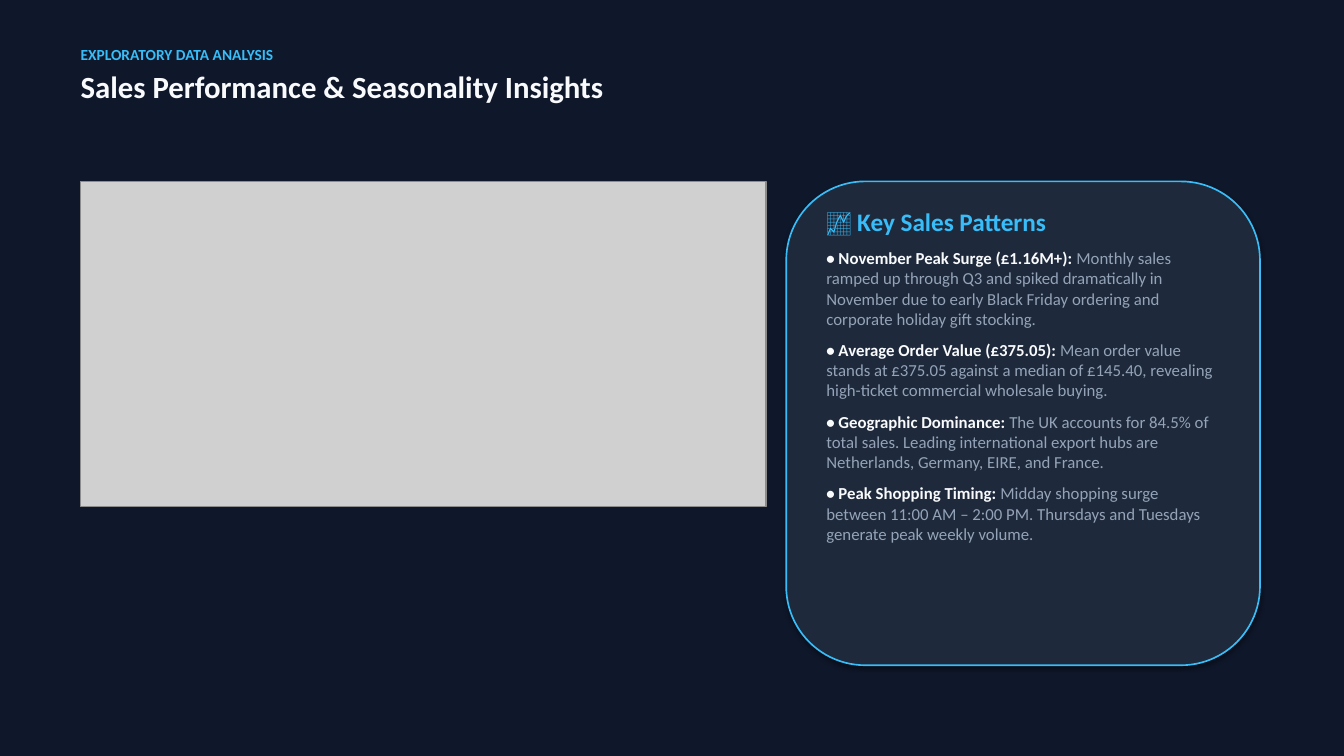
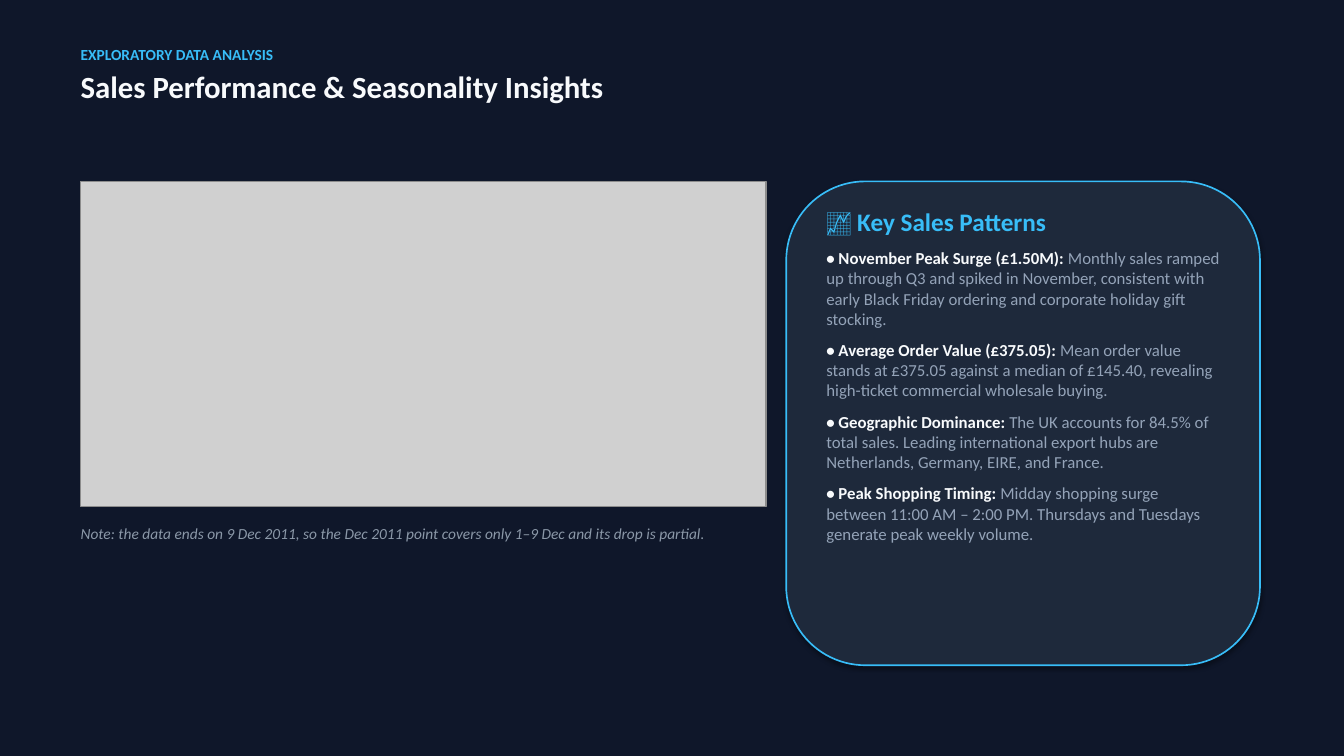
Before and after one commit to nitishkumarchimmanakatti-dev/ecommerce-sales-eda, a slide deck: slide 5 of 02_Presentation_Slides/Ecommerce_Sales_EDA_Presentation.pptx (slide 4 before the commit). Drawn at 1344x756 pixels with LibreOffice and Linux fonts; fonts in the diff are those of the drawing; grey boxes stand for pictures. Boxes give left, top, right and bottom in pixels: in the first picture for what was removed or moved away, otherwise in the second. Text is boxed around its words. In the diff, an @@ line names an element or a change of style, - is before the commit and + after.

```diff
--- a/02_Presentation_Slides/Ecommerce_Sales_EDA_Presentation.pptx
+++ b/02_Presentation_Slides/Ecommerce_Sales_EDA_Presentation.pptx
@@ text at [826,251,1220,328]: text changed @@
-• November Peak Surge (£1.16M+): Monthly sales ramped up through Q3 and spiked dramatically in November due to early Black Friday ordering and corporate holiday gift stocking.
+• November Peak Surge (£1.50M): Monthly sales ramped up through Q3 and spiked in November, consistent with early Black Friday ordering and corporate holiday gift stocking.
@@ text added at [81,528,704,542], 11 pt, text #8B98A8, italic @@
+Note: the data ends on 9 Dec 2011, so the Dec 2011 point covers only 1–9 Dec and its drop is partial.
```
Also in this commit, not shown: 5 other slides changed, 1 slide added, 4 other files.
